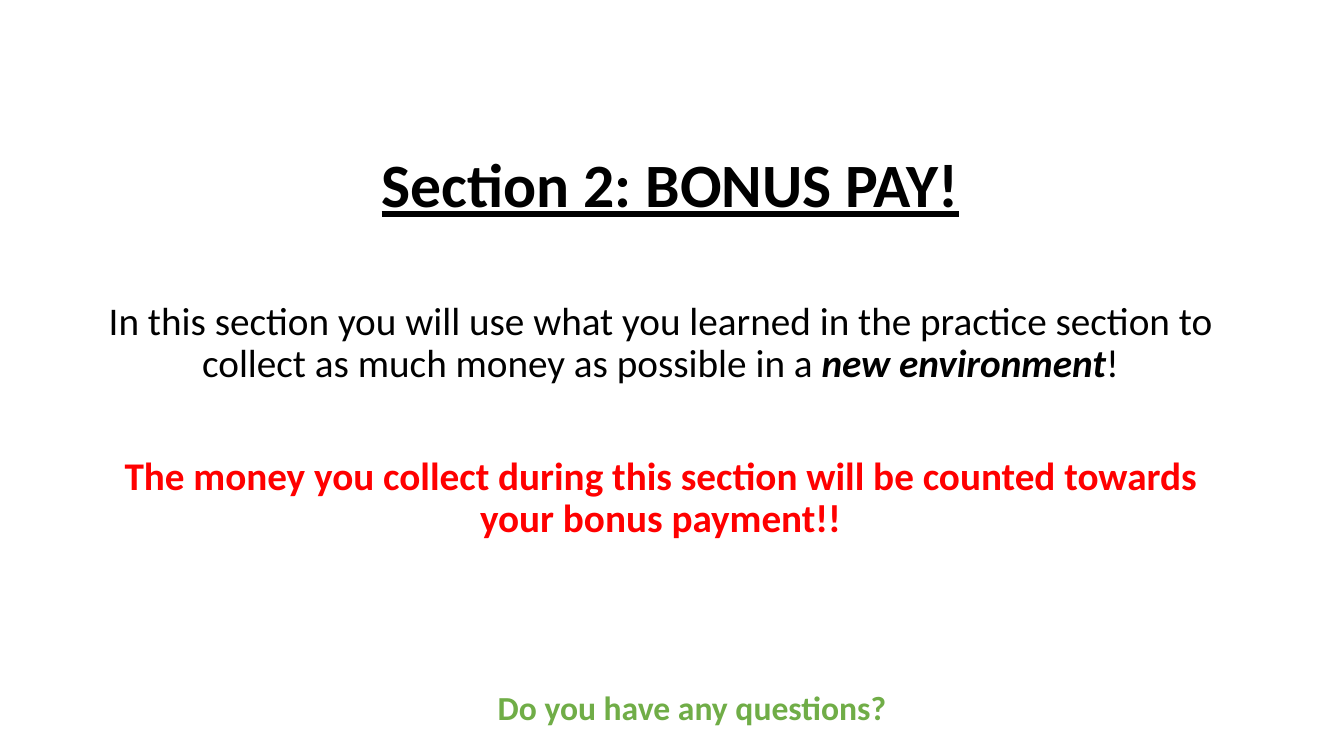
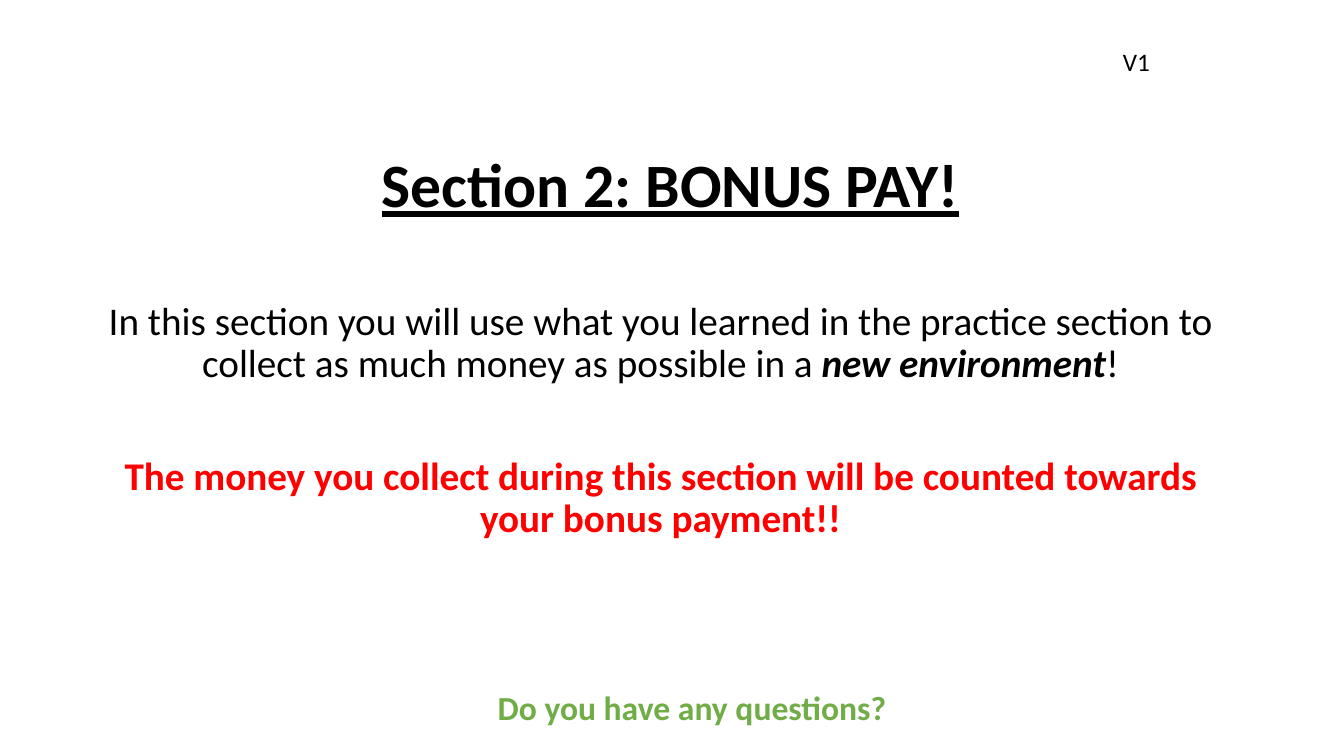
Before and after one commit to kbnealy/OpenMaze, a slide deck: slide 1 of Assets/StreamingAssets/2D_Objects/Circle/Circle_online_threshold.pptx. Drawn at 1344x756 pixels with LibreOffice and Linux fonts; fonts in the diff are those of the drawing. Boxes give left, top, right and bottom in pixels: in the first picture for what was removed or moved away, otherwise in the second. Text is boxed around its words. In the diff, an @@ line names an element or a change of style, - is before the commit and + after.

Commit message:
circle_instruction_test
add sth random

xpfang4@gmail.com

```diff
--- a/Assets/StreamingAssets/2D_Objects/Circle/Circle_online_threshold.pptx
+++ b/Assets/StreamingAssets/2D_Objects/Circle/Circle_online_threshold.pptx
@@ text added at [1123,54,1150,71], 18 pt, text #000000 @@
+V1
```
